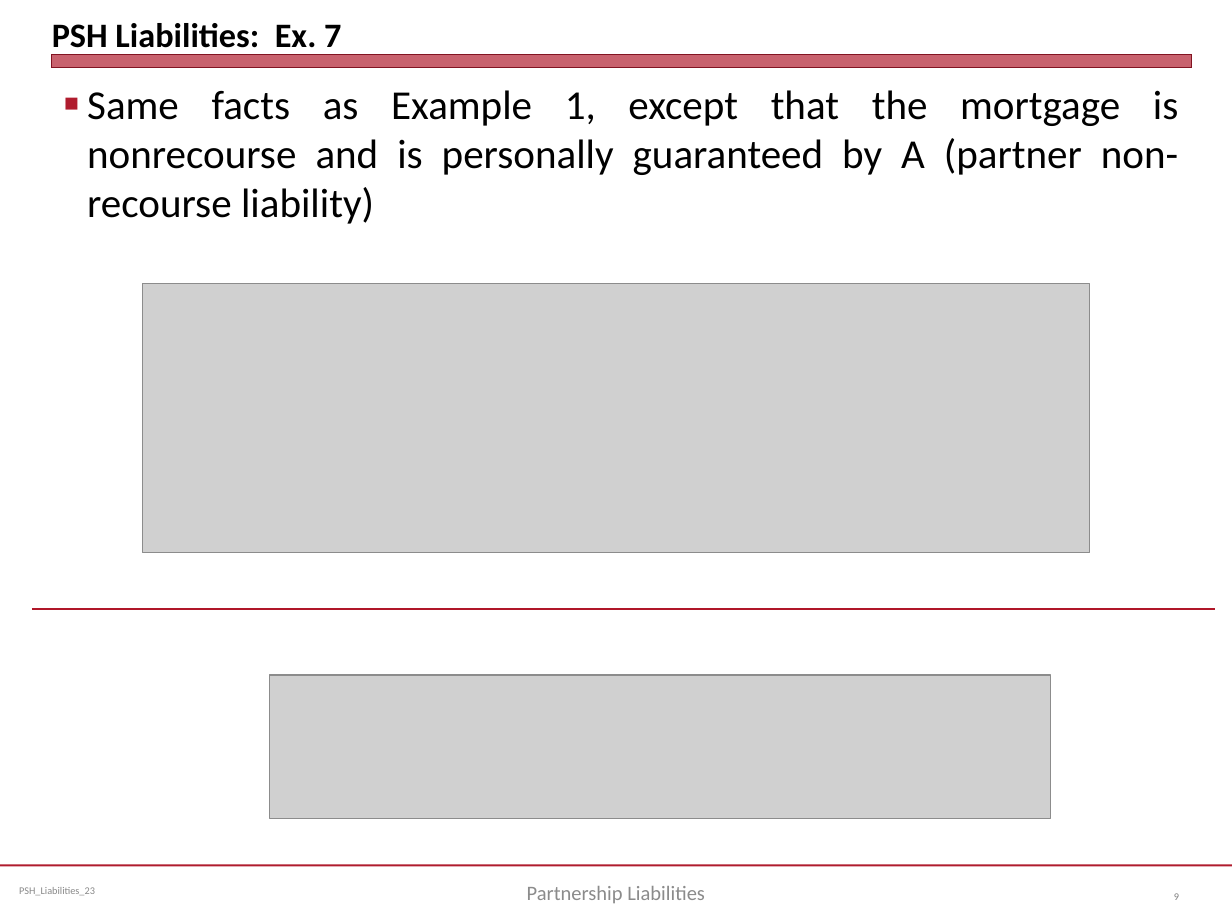
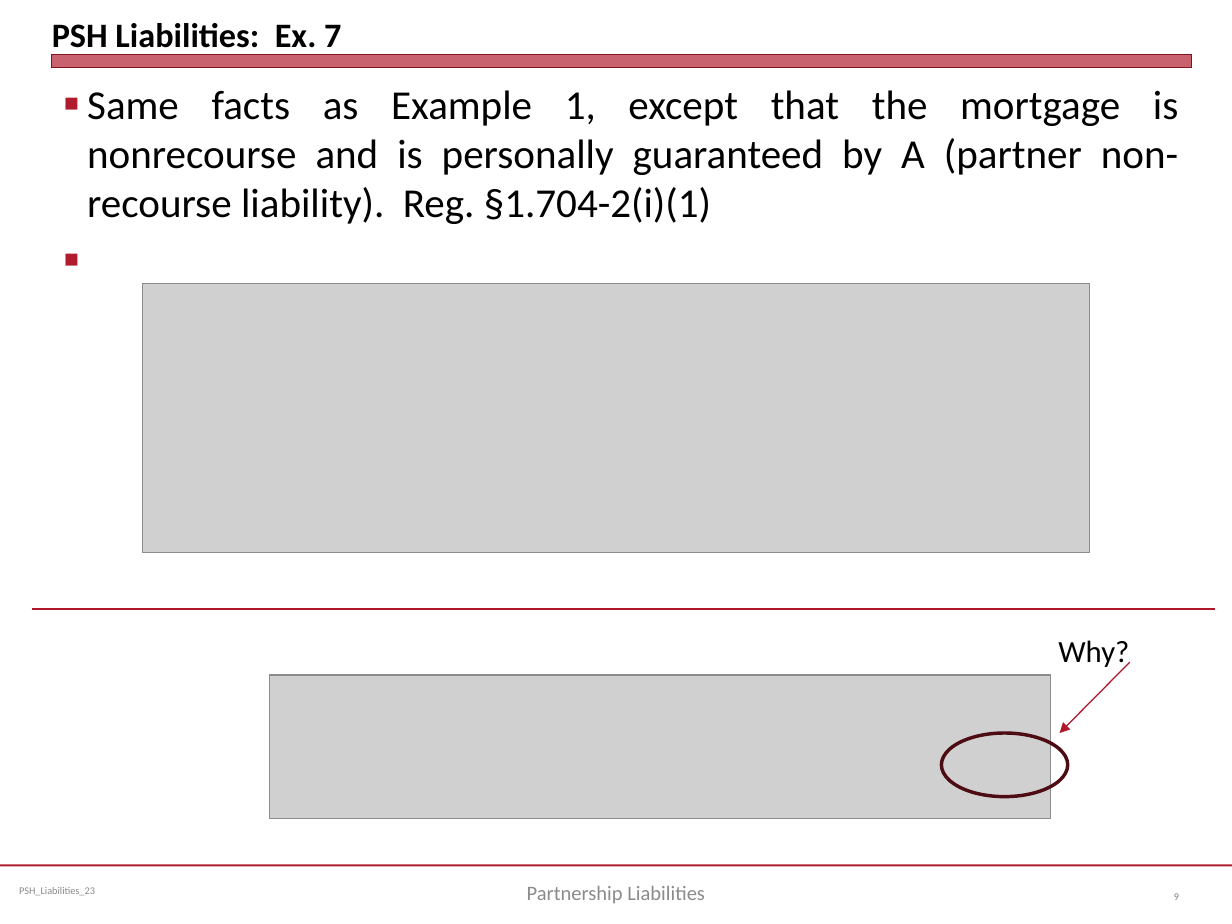
Before and after one commit to jmc877/Partnership-Tax, a slide deck: slide 9 of slides/PSH_Liabilities_23.pptx. Drawn at 1232x924 pixels with LibreOffice and Linux fonts; fonts in the diff are those of the drawing; grey boxes stand for pictures. Boxes give left, top, right and bottom in pixels: in the first picture for what was removed or moved away, otherwise in the second. Text is boxed around its words. In the diff, an @@ line names an element or a change of style, - is before the commit and + after.

```diff
--- a/slides/PSH_Liabilities_23.pptx
+++ b/slides/PSH_Liabilities_23.pptx
@@ text at (87, 90, 1178, 224): text changed @@
-■ Same facts as Example 1, except that the mortgage is nonrecourse and is personally guaranteed by A (partner non-recourse liability)
+■ Same facts as Example 1, except that the mortgage is nonrecourse and is personally guaranteed by A (partner non-recourse liability). Reg. §1.704-2(i)(1)
@@ text added at (1058, 640, 1129, 670), 18 pt, text #000000 @@
+Why?
@@ arrow added from (1130, 663) to (1060, 733), #B0182A 0.75 pt @@
@@ ellipse added at (941, 733, 1067, 797), outline #4D0C14 2 pt @@
```
Also in this commit, not shown: 6 other slides changed, 1 other file.
